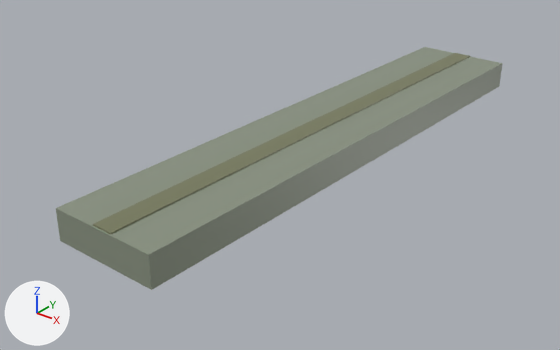
The COLLADA model sim/unreal_meshes/RoadSegmentLong.dae, before and after one commit.
Before and after are seen from a 50 mm camera at (25.3, -27.6, 18.6) aimed at (-1.5, 6.0, -2.2). Every picture has the same lights, and +X, +Y and +Z are marked at lower left.

Before the edit, the objects in view are built like this:
```python
me_cube_001 = bpy.data.meshes.new('Cube.001')
me_cube_001.from_pydata(...)  # a box spanning x -5.1..5.2, y -0.2..19.8, z -1.0..1.0, material slot 1; a box spanning x -1.0..1.0, y -1.0..1.0, z -1.0..1.0, material slot 0
me_cube_001.materials.append(mat_material_001_001_003_002)  # dark yellow #777b5c
me_cube_001.materials.append(mat_material_001_001_001_002)  # grey #899280
me_cube_004 = bpy.data.meshes.new('Cube.004')
me_cube_004.from_pydata(...)  # a box spanning x -5.1..5.2, y -0.2..19.8, z -1.0..1.0, material slot 1; a box spanning x -1.0..1.0, y -1.0..1.0, z -1.0..1.0, material slot 0
me_cube_004.materials.append(mat_material_001_001_003_001)  # dark yellow #777b5c
me_cube_004.materials.append(mat_material_001_001_001_001)  # grey #899280
ob_cube_003 = bpy.data.objects.new('Cube_003', me_cube_004)
ob_cube_003.location = (0.0, -0.01, 1.0)
ob_cube_003.rotation_euler = (-1.569, -0.00476, 3.129)  # degrees (-90, -0.3, 179)
ob_cube_003.scale = (0.633, 0.0905, 8.69)
ob_cube_003_001 = bpy.data.objects.new('Cube_003_001', me_cube_001)
ob_cube_003_001.location = (0.19, 17.38, 0.95)
ob_cube_003_001.rotation_euler = (-1.569, -0.00476, 3.129)  # degrees (-90, -0.3, 179)
ob_cube_003_001.scale = (0.633, 0.0905, 8.69)
```
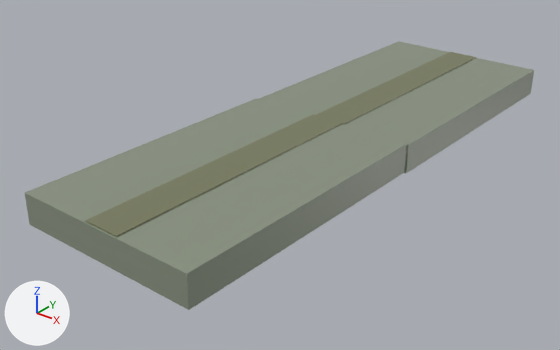
Where the change shows, as pixel boxes (x1, y1, x2, y2) in the pictures (560 x 350 px):
'Cube_003', moved, rescaled (20% wider, 16% taller): before (56, 107, 374, 290); after (25, 98, 408, 310)
'Cube_003_001', moved, rescaled (28% wider, 16% taller): before (288, 47, 502, 161); after (259, 41, 534, 173)

Patch to the scene script:
```diff
--- a/sim/unreal_meshes/RoadSegmentLong.dae.py
+++ b/sim/unreal_meshes/RoadSegmentLong.dae.py
@@ ob_cube_003_001 @@
 ob_cube_003_001 = bpy.data.objects.new('Cube_003_001', me_cube_001)
-ob_cube_003_001.location = (0.19, 17.38, 0.95)
+ob_cube_003_001.location = (0.26, 17.38, 0.95)
 ob_cube_003_001.rotation_euler = (-1.569, -0.00476, 3.129)  # degrees (-90, -0.3, 179)
-ob_cube_003_001.scale = (0.633, 0.0905, 8.69)
+ob_cube_003_001.scale = (1.1, 0.0905, 8.69)
@@ ob_cube_003 @@
 ob_cube_003 = bpy.data.objects.new('Cube_003', me_cube_004)
-ob_cube_003.location = (0.0, -0.01, 1.0)
+ob_cube_003.location = (-0.07, -0.01, 1.0)
 ob_cube_003.rotation_euler = (-1.569, -0.00476, 3.129)  # degrees (-90, -0.3, 179)
-ob_cube_003.scale = (0.633, 0.0905, 8.69)
+ob_cube_003.scale = (1.1, 0.0905, 8.69)
```
